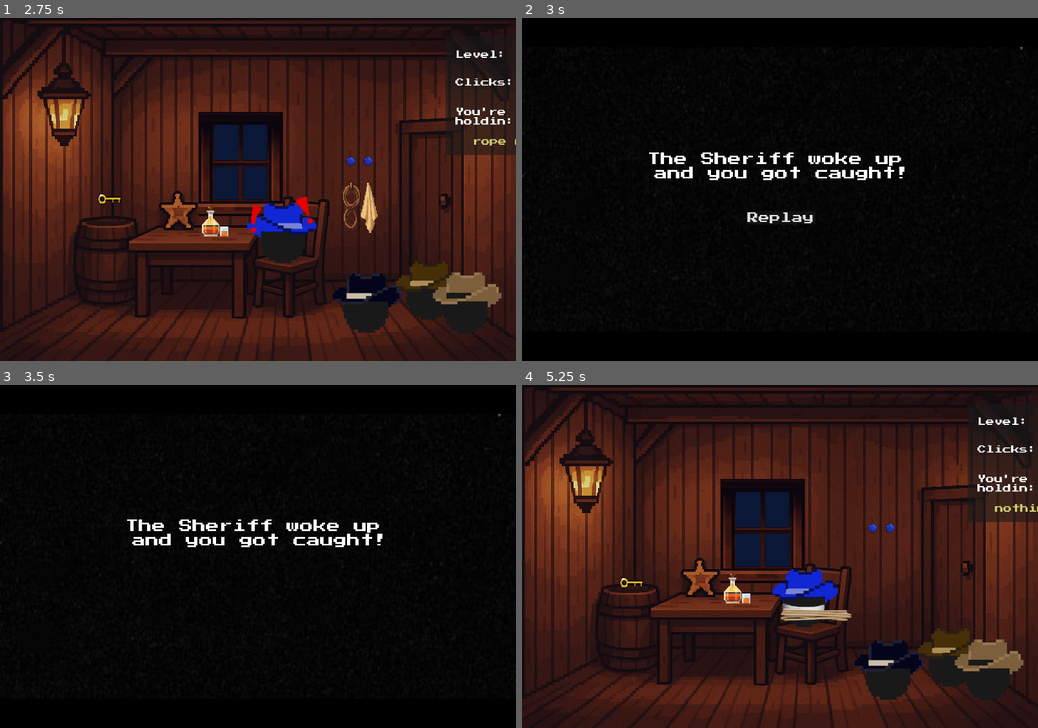
Above: before the commit, frames 1-4 (two rows, left to right).
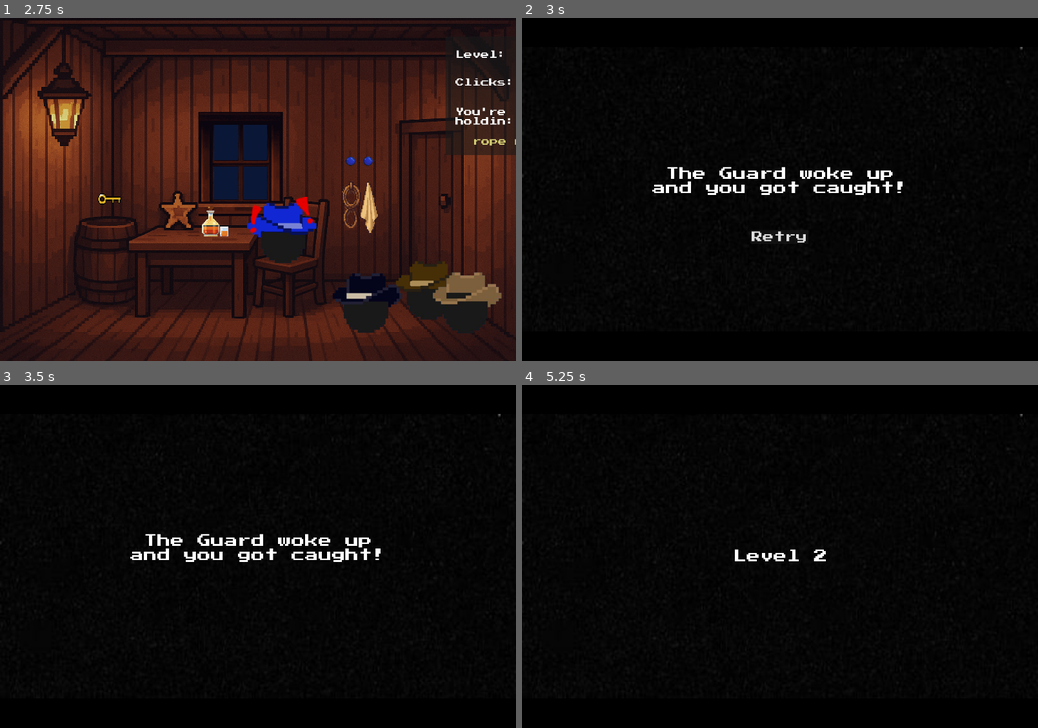
Above: after the commit, the same moments.

Repository: anamaroe/ThreeDesperados
Game: Godot game, scene res://Level2/level_2.tscn
Same seed, same stepped clock (60 frames per second), same inputs: the game is played once before the commit and once after it. This scene is started directly instead of the project's main scene.
Inputs (mouse positions are in pixels of both pictures, inside the frame that each line leads up to):
- Up to frame 1 (2.75 s): tap Enter at 0.5, 2 s; move the mouse to (108, 213) at 0.52 s; click (108, 213) at 0.67 s; tap Space at 1.25 s; move the mouse to (216, 223) at 1.27 s; click (216, 223) at 1.42 s; move the mouse to (361, 189) at 2.02 s; click (361, 189) at 2.17 s
- Up to frame 2 (3 s): tap Space at 2.75 s; move the mouse to (754, 258) at 2.77 s; click (754, 258) at 2.92 s
- Up to frame 3 (3.5 s): no input
- Up to frame 4 (5.25 s): move the mouse to (934, 607) at 3.52 s; click (934, 607) at 3.67 s; click "Replay" (after the commit: "Retry") at 4.25 s; tap Enter at 5 s; move the mouse to (805, 594) at 5.02 s; click (805, 594) at 5.17 s

Frame 1 is identical in both runs. In frame 2, 2.5% of the frame differs, in the area x 24-75%, y 39-66%; in frame 3, 2.1%; in frame 4, 86%, in the area x 0-100%, y 0-100%.

Commit message:
merged game over scenes into one

Diff:
--- a/GameOver/blinker.gd
+++ b/GameOver/blinker.gd
@@ -3,9 +3,24 @@
 var blink_timer := 0.0
 var blink_interval := 0.5
 
+@onready var label_txt = $"../Label"
+
+func _ready():
+	match GameState.current_lvl:
+		1:
+			GameState.num_of_clicks = 0
+			label_txt.text = "You woke up the sheriff!"
+		2:
+			GameState.num_of_clicks_2 = 0
+			label_txt.text = "The Guard woke up\nand you got caught!"
+		3:
+			GameState.num_of_clicks_3 = 0
+			label_txt.text = "The Sheriff woke up\nand you got caught!"
+		_:
+			print("Game over scene called in wrong timeee")
+
 func _pressed():
-	GameState.num_of_clicks = 0
-	get_tree().change_scene_to_file("res://Level1/level_1.tscn")
+	get_tree().change_scene_to_file("res://LevelIntro/level_intro.tscn")
 
 func _process(_delta):
 	blink_timer += _delta
--- a/GameOver/game_over.tscn
+++ b/GameOver/game_over.tscn
@@ -17,6 +17,8 @@
 theme_override_fonts/font = ExtResource("2_756py")
 theme_override_font_sizes/font_size = 40
 text = "You woke up the sheriff!"
+horizontal_alignment = 1
+vertical_alignment = 1
 
 [node name="Button" type="Button" parent="Sprite2D"]
 offset_left = -88.0
--- a/GameOver2/blinker.gd
+++ /dev/null
@@ -1,14 +0,0 @@
-extends Button
-
-var blink_timer := 0.0
-var blink_interval := 0.5
-
-func _pressed():
-	GameState.num_of_clicks_2 = 0
-	get_tree().change_scene_to_file("res://Level2/level_2.tscn")
-
-func _process(_delta):
-	blink_timer += _delta
-	if blink_timer >= blink_interval:
-		blink_timer = 0
-		visible = not visible
--- a/GameOver2/game_over.tscn
+++ /dev/null
@@ -1,34 +0,0 @@
-[gd_scene load_steps=4 format=3 uid="uid://bu5asnkdn38r2"]
-
-[ext_resource type="Texture2D" uid="uid://bvr3oslpfs7xe" path="res://assets/black.jpg" id="1_is6cv"]
-[ext_resource type="FontFile" uid="uid://dvwrtjoaj82rh" path="res://assets/PressStart2P-Regular.ttf" id="2_1g6je"]
-[ext_resource type="Script" uid="uid://dy4rjn10uyo1o" path="res://GameOver2/blinker.gd" id="3_0vfhy"]
-
-[node name="GameOver" type="Node2D"]
-
-[node name="Sprite2D" type="Sprite2D" parent="."]
-texture = ExtResource("1_is6cv")
-
-[node name="Label" type="Label" parent="Sprite2D"]
-offset_left = -755.0
-offset_top = -111.0
-offset_right = 765.0
-offset_bottom = -28.0
-theme_override_fonts/font = ExtResource("2_1g6je")
-theme_override_font_sizes/font_size = 40
-text = "The Sheriff woke up
-and you got caught!"
-horizontal_alignment = 1
-vertical_alignment = 1
-
-[node name="Button" type="Button" parent="Sprite2D"]
-offset_left = -101.0
-offset_top = 64.0
-offset_right = 105.0
-offset_bottom = 105.0
-theme_override_fonts/font = ExtResource("2_1g6je")
-theme_override_font_sizes/font_size = 33
-text = "Replay"
-script = ExtResource("3_0vfhy")
-
-[node name="Camera2D" type="Camera2D" parent="."]
--- a/GameOver3/blinker.gd
+++ /dev/null
@@ -1,14 +0,0 @@
-extends Button
-
-var blink_timer := 0.0
-var blink_interval := 0.5
-
-func _pressed():
-	GameState.num_of_clicks_3 = 0
-	get_tree().change_scene_to_file("res://Level3/level_3.tscn")
-
-func _process(_delta):
-	blink_timer += _delta
-	if blink_timer >= blink_interval:
-		blink_timer = 0
-		visible = not visible
--- a/GameOver3/game_over.tscn
+++ /dev/null
@@ -1,34 +0,0 @@
-[gd_scene load_steps=4 format=3 uid="uid://d23pqlnma656k"]
-
-[ext_resource type="Texture2D" uid="uid://bvr3oslpfs7xe" path="res://assets/black.jpg" id="1_ghvhw"]
-[ext_resource type="FontFile" uid="uid://dvwrtjoaj82rh" path="res://assets/PressStart2P-Regular.ttf" id="2_hrr3m"]
-[ext_resource type="Script" uid="uid://y20cq8qex3tk" path="res://GameOver3/blinker.gd" id="3_hrr3m"]
-
-[node name="GameOver" type="Node2D"]
-
-[node name="Sprite2D" type="Sprite2D" parent="."]
-texture = ExtResource("1_ghvhw")
-
-[node name="Label" type="Label" parent="Sprite2D"]
-offset_left = -401.0
-offset_top = -125.0
-offset_right = 399.0
-offset_bottom = -42.0
-theme_override_fonts/font = ExtResource("2_hrr3m")
-theme_override_font_sizes/font_size = 40
-text = "The sheriff woke up
-and you got caught!"
-horizontal_alignment = 1
-vertical_alignment = 1
-
-[node name="Button" type="Button" parent="Sprite2D"]
-offset_left = -95.0
-offset_top = 73.0
-offset_right = 93.0
-offset_bottom = 111.0
-theme_override_fonts/font = ExtResource("2_hrr3m")
-theme_override_font_sizes/font_size = 30
-text = "Replay"
-script = ExtResource("3_hrr3m")
-
-[node name="Camera2D" type="Camera2D" parent="."]
--- a/GameState.gd
+++ b/GameState.gd
@@ -15,8 +15,11 @@
 var sheriff_beaten = false
 var currently_held_item_name_3: String = ""
 
+
+var current_lvl: int = 1
+
 # new
-var current_lvl: int = 1
+var restarting_level: bool = false
 
 # both
 func _ready():
@@ -61,6 +64,8 @@
 
 func _on_sheriff_timeout():
 	# game over
+	GameState.restarting_level = true
+	GameState.current_lvl = 1
 	get_tree().change_scene_to_file("res://GameOver/game_over.tscn")
 	return
 
@@ -101,7 +106,9 @@
 
 func _on_guard_timeout():
 	# game over
-	get_tree().change_scene_to_file("res://GameOver2/game_over.tscn")
+	GameState.restarting_level = true
+	GameState.current_lvl = 2
+	get_tree().change_scene_to_file("res://GameOver/game_over.tscn")
 	return
 
 func reset_clicks2():
@@ -144,7 +151,9 @@
 
 func _on_sheriff_timeout3():
 	# game over
-	get_tree().change_scene_to_file("res://GameOver3/game_over.tscn")
+	GameState.restarting_level = true
+	GameState.current_lvl = 3
+	get_tree().change_scene_to_file("res://GameOver/game_over.tscn")
 	return
 
 func reset_clicks3():
--- a/Level1/door.gd
+++ b/Level1/door.gd
@@ -30,5 +30,8 @@
 	timer.timeout.connect(_on_sheriff_timeout)
 
 func _on_sheriff_timeout():
+	print("pipnula vrata, restarting_level = true")
+	GameState.restarting_level = true
+	GameState.current_lvl = 1
 	get_tree().change_scene_to_file("res://GameOver/game_over.tscn")
 	return
--- a/Level1/rooster.gd
+++ b/Level1/rooster.gd
@@ -58,6 +58,8 @@
 	timer.timeout.connect(_on_sheriff_timeout)
 
 func _on_sheriff_timeout():
+	GameState.restarting_level = true
+	GameState.current_lvl = 1
 	get_tree().change_scene_to_file("res://GameOver/game_over.tscn")
 	return
 
@@ -69,5 +71,6 @@
 
 func _on_timeout_continue():
 	# changed
+	GameState.current_lvl = 2
 	get_tree().change_scene_to_file("res://LevelIntro/level_intro.tscn")
 	return
--- a/Level2/guard.gd
+++ b/Level2/guard.gd
@@ -30,7 +30,9 @@
 
 func _on_guard_timeout():
 	# game over
-	get_tree().change_scene_to_file("res://GameOver2/game_over.tscn")
+	GameState.restarting_level = true
+	GameState.current_lvl = 2
+	get_tree().change_scene_to_file("res://GameOver/game_over.tscn")
 	return
 
 func _on_mouse_entered():
--- a/Level2/key.gd
+++ b/Level2/key.gd
@@ -49,7 +49,9 @@
 			timer.timeout.connect(_on_guard_timeout)
 
 func _on_guard_timeout():
-	get_tree().change_scene_to_file("res://GameOver2/game_over.tscn")
+	GameState.restarting_level = true
+	GameState.current_lvl = 2
+	get_tree().change_scene_to_file("res://GameOver/game_over.tscn")
 	return
 
 func _on_timeout():
@@ -60,6 +62,7 @@
 
 func _on_timeout_continue():
 	# changed
+	GameState.current_lvl = 3
 	get_tree().change_scene_to_file("res://LevelIntro/level_intro.tscn")
 	return
 
--- a/Level2/whiskey.gd
+++ b/Level2/whiskey.gd
@@ -23,5 +23,7 @@
 		timer.timeout.connect(_on_guard_timeout)
 
 func _on_guard_timeout():
-	get_tree().change_scene_to_file("res://GameOver2/game_over.tscn")
+	GameState.restarting_level = true
+	GameState.current_lvl = 2
+	get_tree().change_scene_to_file("res://GameOver/game_over.tscn")
 	return
--- a/Level3/safe.gd
+++ b/Level3/safe.gd
@@ -50,7 +50,9 @@
 			timer.timeout.connect(_on_sheriff_timeout)
 
 func _on_sheriff_timeout():
-	get_tree().change_scene_to_file("res://GameOver3/game_over.tscn")
+	GameState.restarting_level = true
+	GameState.current_lvl = 3
+	get_tree().change_scene_to_file("res://GameOver/game_over.tscn")
 	return
 
 func _on_timeout():
--- a/Level3/sheriff.gd
+++ b/Level3/sheriff.gd
@@ -35,7 +35,9 @@
 func _on_sheriff_timeout():
 	# game over
 	print("menjam scenu")
-	get_tree().change_scene_to_file("res://GameOver3/game_over.tscn")
+	GameState.restarting_level = true
+	GameState.current_lvl = 3
+	get_tree().change_scene_to_file("res://GameOver/game_over.tscn")
 	print("posle menjanja scene")
 	return
 
--- a/LevelIntro/timer.gd
+++ b/LevelIntro/timer.gd
@@ -8,15 +8,18 @@
 	timer.timeout.connect(_on_timeout)
 
 func _on_timeout():
-	match GameState.current_lvl:
-		1:
-			GameState.current_lvl += 1
-			get_tree().change_scene_to_file("res://Level1/level_1.tscn")
-		2:
-			GameState.current_lvl += 1
-			get_tree().change_scene_to_file("res://Level2/level_2.tscn")
-		3:
-			GameState.current_lvl += 1
-			get_tree().change_scene_to_file("res://Level3/level_3.tscn")
-		_:
-			print("Intro scene called in wrong timeee")
+	if GameState.restarting_level == true:
+		GameState.restarting_level = false
+		print("restartujem lvl")
+		match GameState.current_lvl:
+			1: get_tree().change_scene_to_file("res://Level1/level_1.tscn")
+			2: get_tree().change_scene_to_file("res://Level2/level_2.tscn")
+			3: get_tree().change_scene_to_file("res://Level3/level_3.tscn")
+			_: print("Intro scene after game over called in wrong timeee")
+	else:
+		print("next levl: ", GameState.current_lvl)
+		match GameState.current_lvl:
+			1: get_tree().change_scene_to_file("res://Level1/level_1.tscn")
+			2: get_tree().change_scene_to_file("res://Level2/level_2.tscn")
+			3: get_tree().change_scene_to_file("res://Level3/level_3.tscn")
+			_: print("Intro scene called in wrong timeee")
Not shown, removed: GameOver2/blinker.gd.uid
Not shown, removed: GameOver3/blinker.gd.uid
